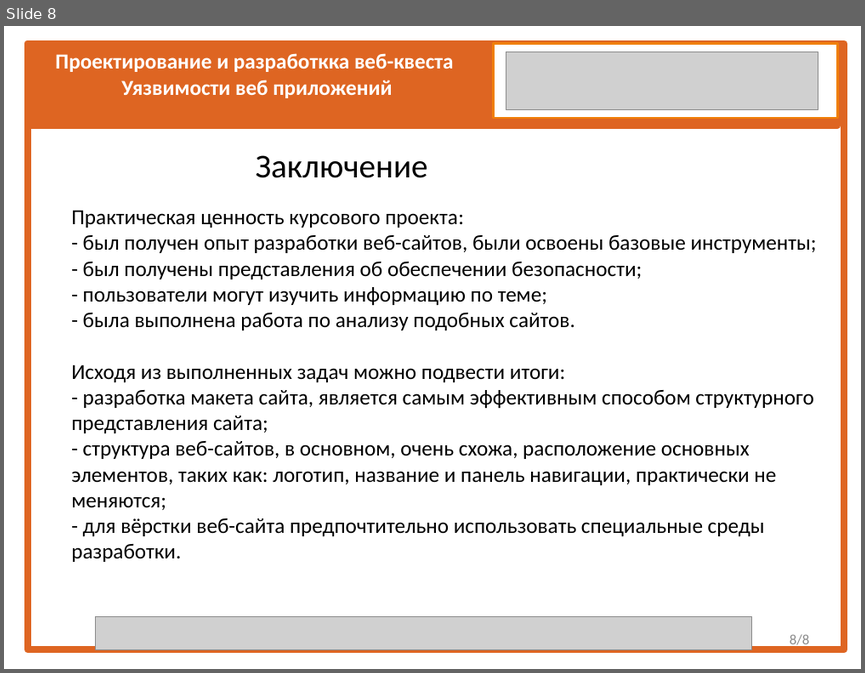
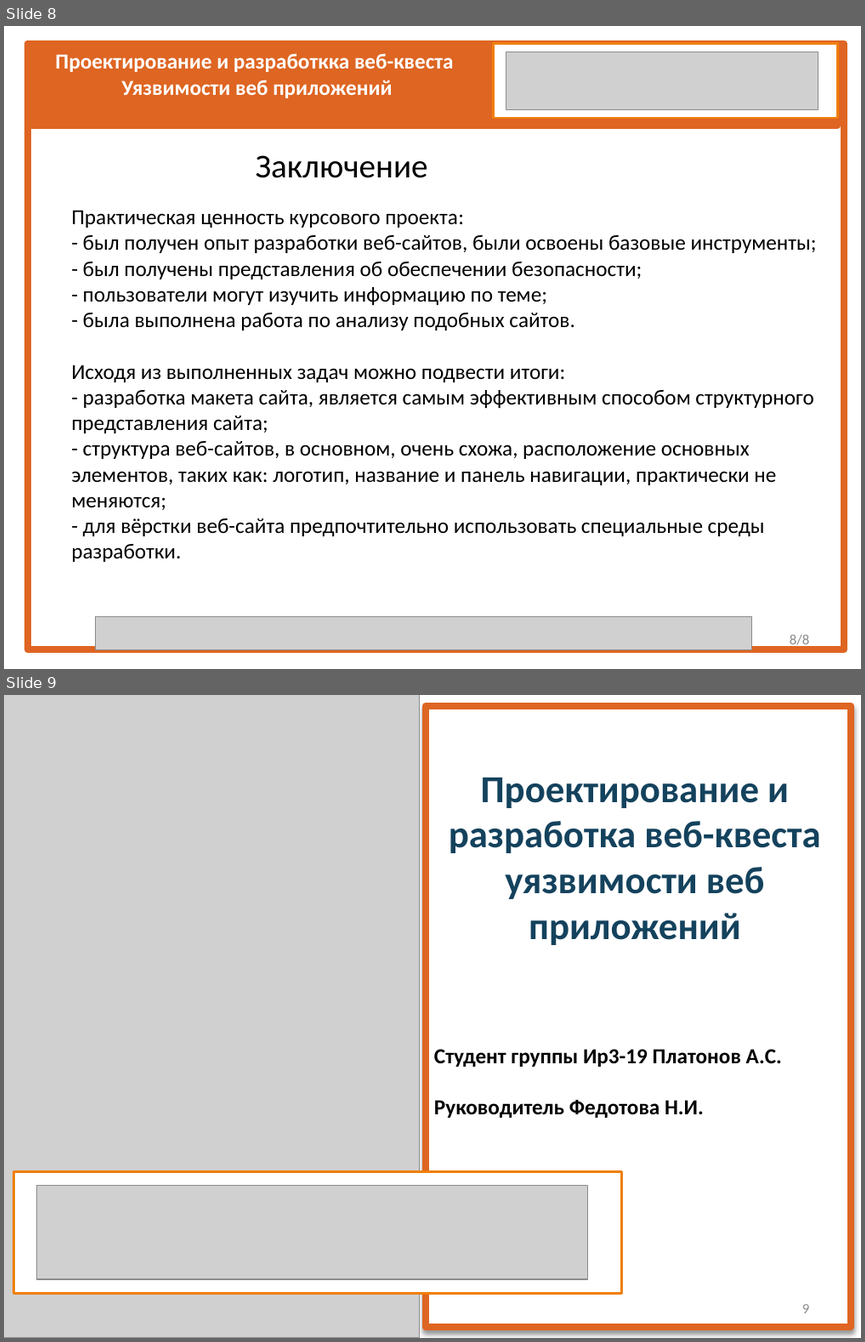
Before and after one commit to Rikishi1488/-, a slide deck: Презентация_шаблон_для защиты КП.pptx. Shown one above the other, each under a label of ours: slide 8 before the commit, slides 8 and 9 after it. The pictures are 865x673 and 865x1342 pixels, drawn with LibreOffice and Linux fonts; fonts in the diff are those of the drawing; grey boxes stand for pictures. Boxes give left, top, right and bottom in pixels: in the first picture for what was removed or moved away, otherwise in the second. Text is boxed around its words. In the diff, an @@ line names an element or a change of style, - is before the commit and + after.

```diff
--- a/Презентация_шаблон_для защиты КП.pptx
+++ b/Презентация_шаблон_для защиты КП.pptx
@@ slide 9 added at (4, 695, 861, 1338), background #FFFFFF @@
@@ picture added at (4, 695, 419, 1338) @@
@@ rectangle added at (426, 706, 851, 1327), fill #FFFFFF, outline #DE6522 6 pt, 18 pt, text #000000, bold @@
+Студент группы Ир3-19 Платонов А.С.
+Руководитель Федотова Н.И.
@@ text added at (449, 777, 820, 945), 32 pt, text #14425D, bold @@
+Проектирование и разработка веб-квеста уязвимости веб приложений
@@ rectangle added at (14, 1171, 622, 1293), fill #FFFFFF, outline #F07F09 2 pt @@
@@ picture added at (37, 1185, 587, 1278) @@
@@ page number added at (802, 1304, 809, 1313), 12 pt, text #8C8C8C @@
+9
```
